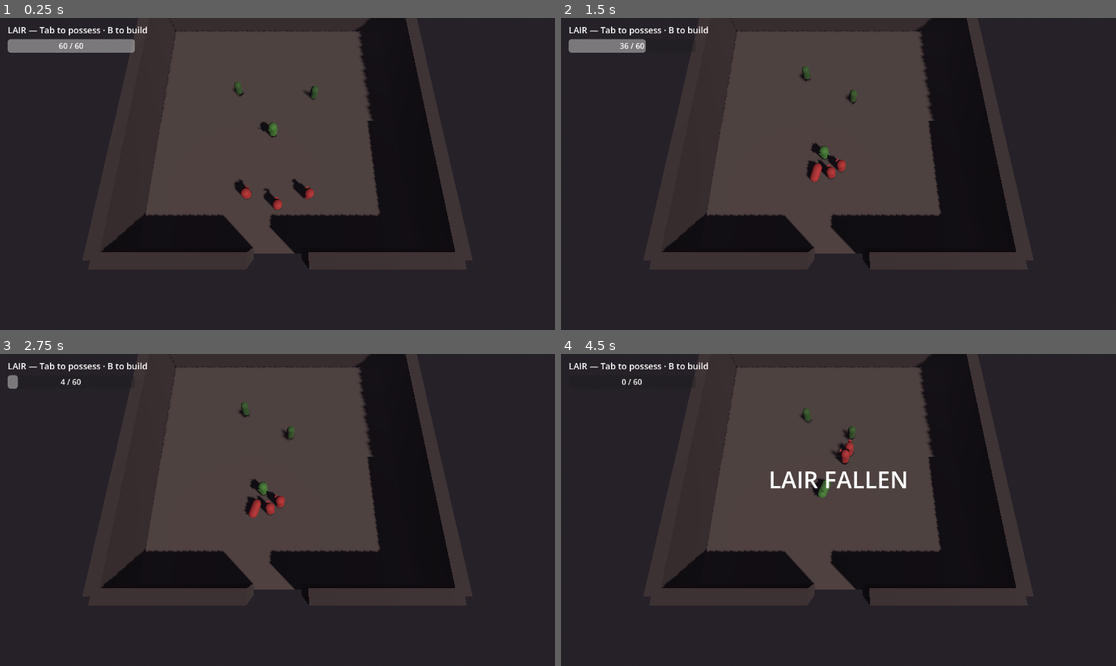
Above: before the commit, frames 1-4 (two rows, left to right).
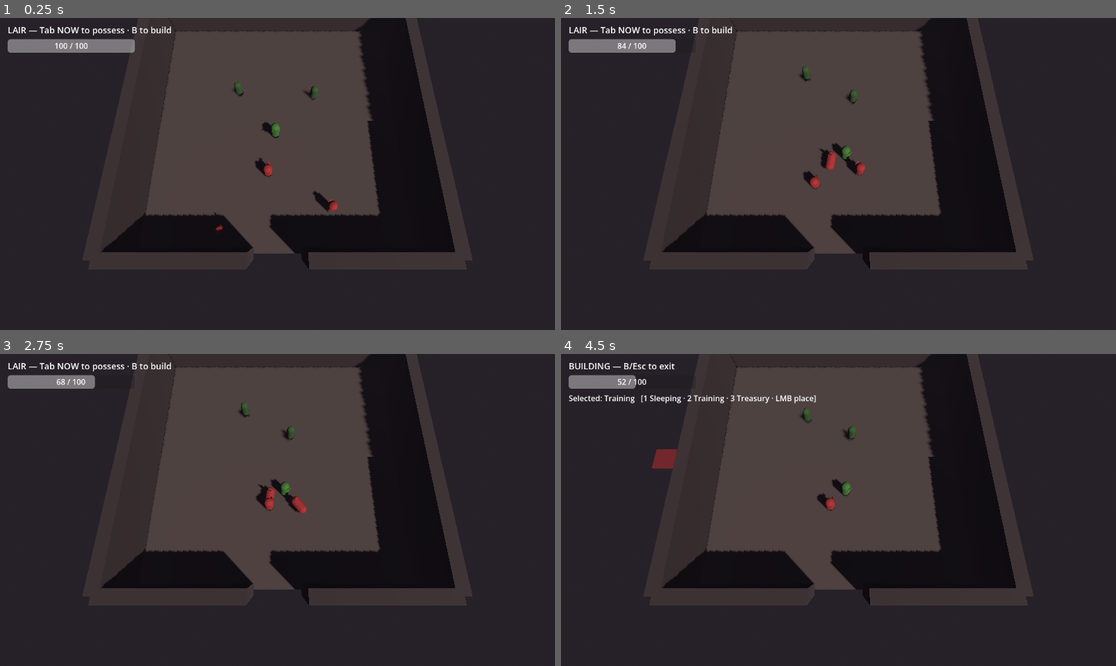
Above: after the commit, the same moments.

Repository: TAgents/orcs-lair
Game: Godot game, scene res://scenes/lair.tscn
Same seed, same stepped clock (60 frames per second), same inputs: the game is played once before the commit and once after it.
Inputs (mouse positions are in pixels of both pictures, inside the frame that each line leads up to):
- Up to frame 1 (0.25 s): no input
- Up to frame 2 (1.5 s): move the mouse to (960, 158) at 0.52 s; hold D (move_right) 0.53-1.28 s; tap J (attack) at 0.6 s; move the mouse to (727, 189) at 1.27 s; hold S (move_back) from 1.28 s (still down); click (727, 189) at 1.35 s
- Up to frame 3 (2.75 s): move the mouse to (333, 441) at 2.02 s; release S (move_back) at 2.03 s; hold D (move_right) from 2.03 s (still down); hold 1 (build_select_1) from 2.03 s (still down)
- Up to frame 4 (4.5 s): move the mouse to (810, 572) at 2.77 s; release D (move_right) at 2.78 s; release 1 (build_select_1) at 2.78 s; hold W (move_forward) 2.78-3.53 s; tap 2 (build_select_2) at 2.85 s; move the mouse to (1005, 556) at 3.52 s; hold 3 (build_select_3) 3.53-4.28 s; hold A (move_left) from 3.53 s (still down); move the mouse to (672, 463) at 4.27 s; tap B (build_toggle) at 4.35 s

The runs differ from the first frame. In frame 1, 1.0% of the frame differs, in the area x 9-61%, y 2-69%; in frame 2, 1.3%; in frame 3, 1.6%; in frame 4, 2.6%, in the area x 1-63%, y 2-51%.

Commit message:
fix(slice): playable difficulty + spread raider arrival
The default 1v3 was a guaranteed loss before the player could press Tab —
"LAIR FALLEN" greeted everyone who hesitated. Three small changes:

- Champion: 60 → 100 HP, 14 → 18 dmg. Still a fight, no longer a
  formality. (Scenario overrides preserve the harder slice_difficulty
  case for the test harness.)
- Raiders staggered by distance/angle so they engage in waves rather
  than as a deathball: nearest at z=6, then z=9, then z=11. Player can
  now kill the first before the third arrives.
- HUD hint sharpened: "LAIR — Tab NOW to possess · B to build". The
  urgency was implied; now it's explicit.

All 6 scenarios still pass deterministically. Project.godot got an
unrelated key-order shuffle from the editor saving the file — kept.

Co-Authored-By: Claude Opus 4.7 (1M context) <noreply@anthropic.com>

Diff:
--- a/project.godot
+++ b/project.godot
@@ -73,7 +73,7 @@
 }
 build_confirm={
 "deadzone": 0.5,
-"events": [Object(InputEventMouseButton,"resource_local_to_s …(102 unchanged characters)… rl_pressed":false,"meta_pressed":false,"pressed":false,"canceled":false,"button_index":1,"button_mask":0,"position":Vector2(0, 0),"global_position":Vector2(0, 0),"factor":1.0,"double_click":false,"script":null)
+"events": [Object(InputEventMouseButton,"resource_local_to_s …(102 unchanged characters)… rl_pressed":false,"meta_pressed":false,"button_mask":0,"position":Vector2(0, 0),"global_position":Vector2(0, 0),"factor":1.0,"button_index":1,"canceled":false,"pressed":false,"double_click":false,"script":null)
 ]
 }
 build_select_1={
--- a/scenes/lair.tscn
+++ b/scenes/lair.tscn
@@ -135,6 +135,8 @@
 
 [node name="Champion" parent="." instance=ExtResource("3_champ")]
 transform = Transform3D(1, 0, 0, 0, 1, 0, 0, 0, 1, 0, 0, 0)
+max_hp = 100.0
+damage = 18.0
 
 [node name="Workers" type="Node3D" parent="."]
 
@@ -147,13 +149,13 @@
 [node name="Raiders" type="Node3D" parent="."]
 
 [node name="Raider1" parent="Raiders" instance=ExtResource("5_raider")]
-transform = Transform3D(1, 0, 0, 0, 1, 0, 0, 0, 1, 0, 0, 9)
+transform = Transform3D(1, 0, 0, 0, 1, 0, 0, 0, 1, -1, 0, 6)
 
 [node name="Raider2" parent="Raiders" instance=ExtResource("5_raider")]
-transform = Transform3D(1, 0, 0, 0, 1, 0, 0, 0, 1, -3, 0, 8)
+transform = Transform3D(1, 0, 0, 0, 1, 0, 0, 0, 1, 5, 0, 9)
 
 [node name="Raider3" parent="Raiders" instance=ExtResource("5_raider")]
-transform = Transform3D(1, 0, 0, 0, 1, 0, 0, 0, 1, 3, 0, 8)
+transform = Transform3D(1, 0, 0, 0, 1, 0, 0, 0, 1, -5, 0, 11)
 
 [node name="BuildController" parent="." instance=ExtResource("7_build")]
 
--- a/scripts/ui/hud.gd
+++ b/scripts/ui/hud.gd
@@ -53,7 +53,7 @@
 			build_label.visible = true
 			_refresh_build_label()
 		_:
-			mode_label.text = "LAIR — Tab to possess · B to build"
+			mode_label.text = "LAIR — Tab NOW to possess · B to build"
 			build_label.visible = false
 
 func _on_build_type_changed(_t: int) -> void:
